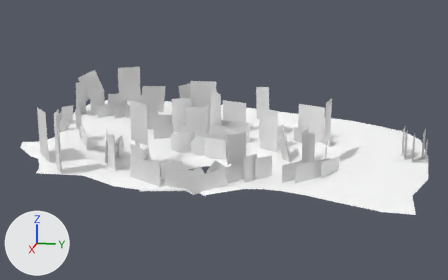
An edit to the Blender file Game/OutdoorsDistantLand.blend, drawn before and after from the same camera.
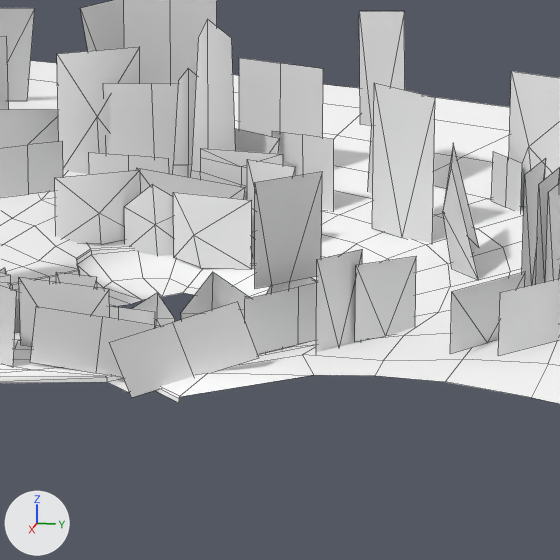
Each version is shown whole from a 50 mm lens placed at (10851.0, 2571.0, 3303.0), pointed at (-444.0, 312.0, 480.0), then close up on the part from 35% to 70% of the width and 30% to 86% of the height. Every picture has the same lights, and +X, +Y and +Z are marked at lower left. The close-ups show mesh edges as thin lines.

The scene before the commit, as lines of its bpy script (objects in view):
```python
me_shrublarge = bpy.data.meshes.new('ShrubLarge')
me_shrublarge.from_pydata([(0.185, -0.033, 0.0), (0.01, 0.392, 0.0), (-0.006, -0.416, 0.0), (-0.006, -0.416, 0.615), (0.01, 0.392, 0.638), (0.253, -0.066, 0.315)], [], [(5, 1, 4), (3, 5, 4), (5, 0, 1), (5, 3, 2), (0, 5, 2)])
me_shrublarge.polygons.foreach_set('use_smooth', [True] * 5)
me_shrublarge.materials.append(mat_distanttrees)  # its picture is missing
me_shrubsmalllp = bpy.data.meshes.new('ShrubSmallLP')
me_shrubsmalllp.from_pydata([(-0.508, 0.014, -0.013), (0.508, -0.014, 0.013), (-0.508, 0.014, 0.853), (0.508, -0.014, 0.879), (0.0, 0.0, 0.0), (0.0, 0.0, 0.866)], [], [(0, 4, 5, 2), (4, 1, 3, 5)])
me_shrubsmalllp.polygons.foreach_set('use_smooth', [True] * 2)
me_shrubsmalllp.materials.append(mat_distanttrees)  # its picture is missing
ob_shrublarge_001 = bpy.data.objects.new('ShrubLarge.001', me_shrublarge)
ob_shrublarge_001.location = (-1242.0, 1911.0, 300.0)
ob_shrublarge_001.rotation_euler = (0.0, 0.0, -0.677)  # degrees (0, 0, -39)
ob_shrublarge_001.scale = (619.0, 856.0, 1210.0)
ob_shrubsmalllp_016 = bpy.data.objects.new('ShrubSmallLP.016', me_shrubsmalllp)
ob_shrubsmalllp_016.location = (-1326.0, 1638.0, 289.0)
ob_shrubsmalllp_016.rotation_euler = (0.0227, 0.0339, -2.61)  # degrees (1.3, 1.9, -150)
ob_shrubsmalllp_016.scale = (340.0, -509.0, 331.0)
ob_shrubsmalllp_021 = bpy.data.objects.new('ShrubSmallLP.021', me_shrubsmalllp)
ob_shrubsmalllp_021.location = (-2223.0, 186.0, 250.0)
ob_shrubsmalllp_021.rotation_euler = (0.0, 0.0, -1.89)  # degrees (0, 0, -108)
ob_shrubsmalllp_021.scale = (566.0, -399.0, 753.0)
# also in view: 'ShrubLargeLP.012' at (-1802.0, -1394.0, 474.0); 'Tree.007' at (-1836.0, 856.0, 752.0); 'ShrubLarge' at (-857.0, 44.0, 192.0); 'ShrubSmallLP.010' at (1397.0, 402.0, 221.0); 'SmallShrub' at (-999.0, -308.0, 191.0)
```
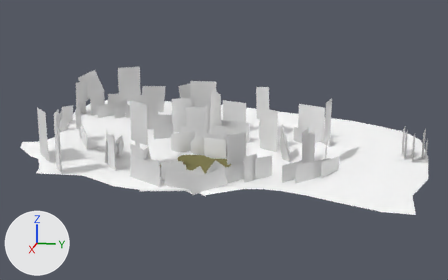
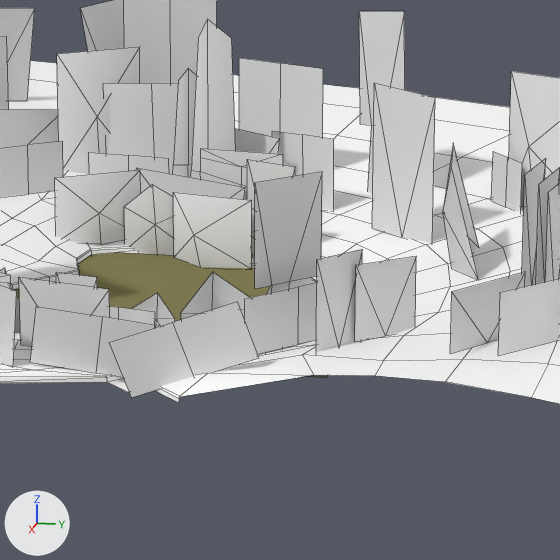
Changed parts and their boxes [x1, y1, x2, y2] in the close-ups (560 x 560 px):
'WaterTEST', added (yellow)
    after: [12, 252, 328, 378]

What changed in the scene script:
```text
Add mat_watermurky:
    mat_watermurky = diffuse_material('WaterMurky')
    mat_watermurky.base_color = (0.233, 0.217, 0.0933)  # yellow #858056
Add me_plane_001:
    me_plane_001.from_pydata([(1000.0, -1000.0, 0.0), (-1000.0, -1000.0, 0.0), (1000.0, 1000.0, 0.0), (-1000.0, 1000.0, 0.0)], [], [(2, 3, 1, 0)])
    me_plane_001.materials.append(mat_watermurky)  # yellow #858056
Add ob_watertest:
    ob_watertest = bpy.data.objects.new('WaterTEST', me_plane_001)
    ob_watertest.location = (0.0, 0.0, 0.0)
```
